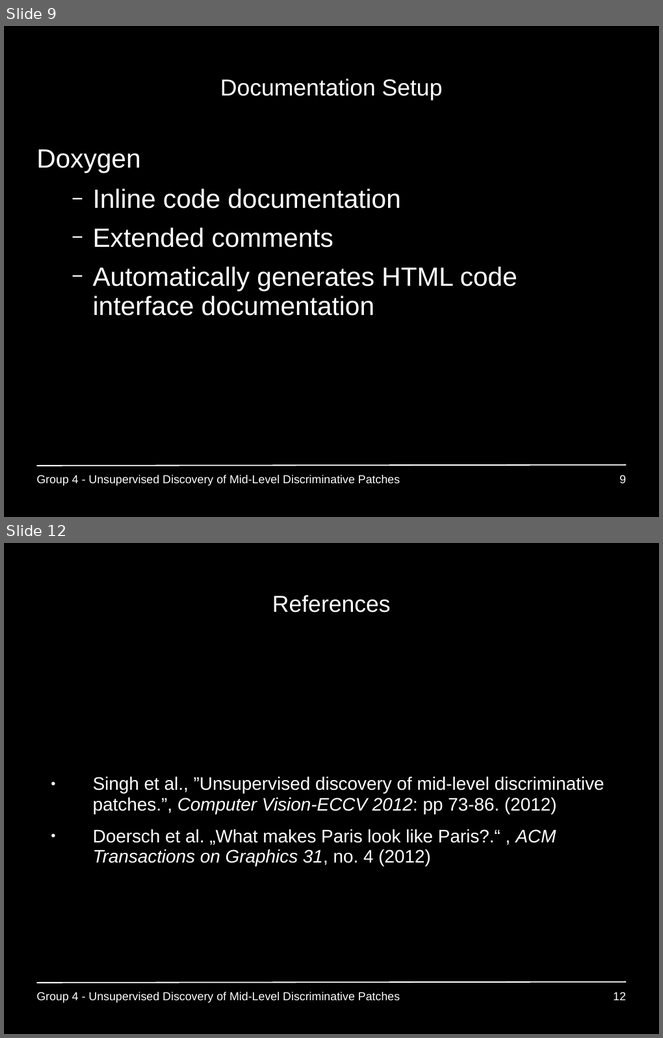
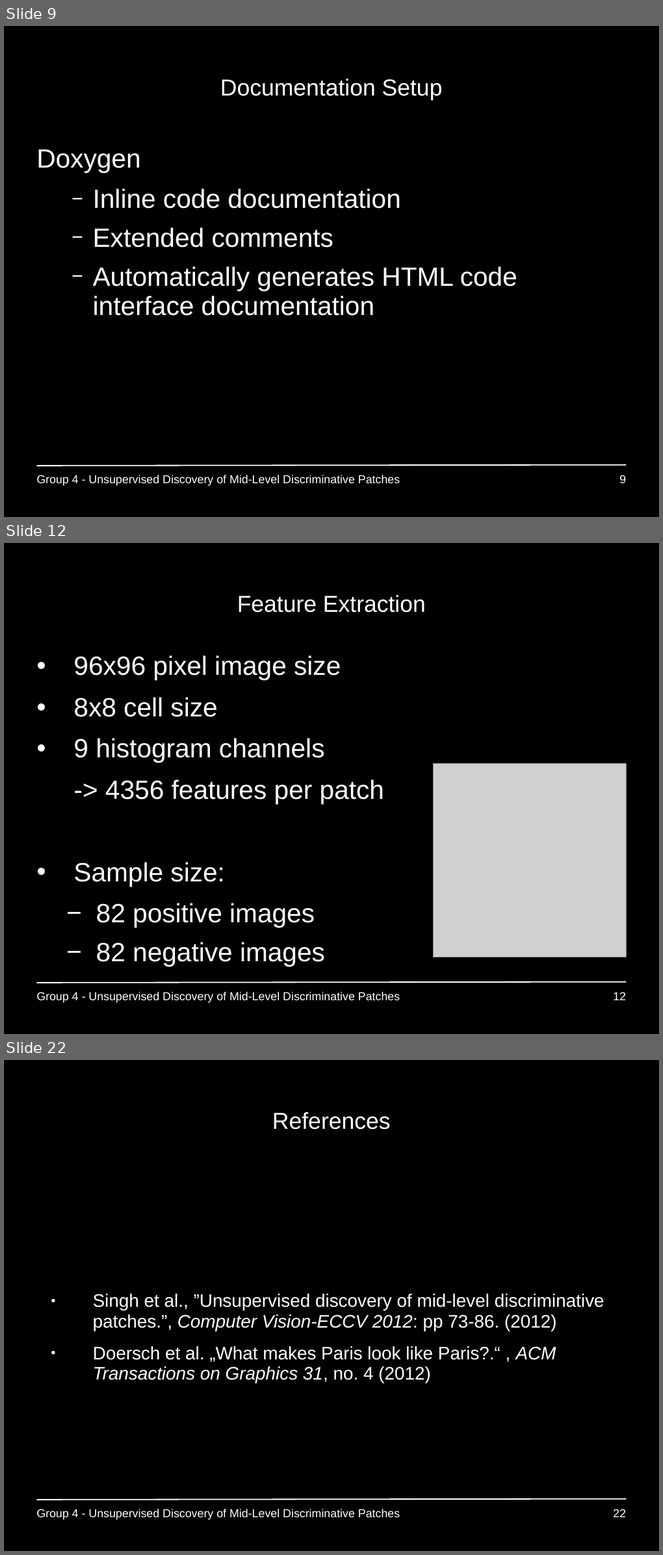
Before and after one commit to GiannisPapadopoulos/DiscriminativePatches, a slide deck: presentations/period2/MAI_Project1_Group4_p2.ppt. Shown one above the other, each under a label of ours: slides 9 and 12 before the commit, slides 9, 12 and 22 after it; the slides between them are not shown. The pictures are 663x1038 and 663x1555 pixels, drawn with LibreOffice and Linux fonts; fonts in the diff are those of the drawing; grey boxes stand for pictures; background and template pictures are left out. Boxes give left, top, right and bottom in pixels: in the first picture for what was removed or moved away, otherwise in the second. Text is boxed around its words. In the diff, an @@ line names an element or a change of style, - is before the commit and + after.

```diff
--- a/presentations/period2/MAI_Project1_Group4_p2.ppt
+++ b/presentations/period2/MAI_Project1_Group4_p2.ppt
@@ slide 12 added at box(4, 543, 659, 1034), background #000000; not listed: 1 template element that a slide beside it also shows @@
@@ title added at box(237, 595, 426, 613), 28 pt, text #FFFFFF @@
+Feature Extraction
@@ text added at box(74, 655, 384, 967), 32 pt, text #FFFFFF @@
+• 96x96 pixel image size
+• 8x8 cell size
+• 9 histogram channels
+-> 4356 features per patch
+• Sample size:
+  − 82 positive images
+  − 82 negative images
@@ picture added at box(433, 764, 627, 958) @@
@@ text added at box(36, 992, 400, 1003), 14 pt, text #FFFFFF @@
+Group 4 - Unsupervised Discovery of Mid-Level Discriminative Patches
@@ page number added at box(613, 992, 626, 1001), 14 pt, text #FFFFFF @@
+12
@@ what was slide 12 is now slide 22 @@
@@ page number at box(613, 1509, 626, 1518): text changed @@
-12
+22
```
Also in this commit, not shown: 2 slides changed, 9 other slides added, 35 other files.
